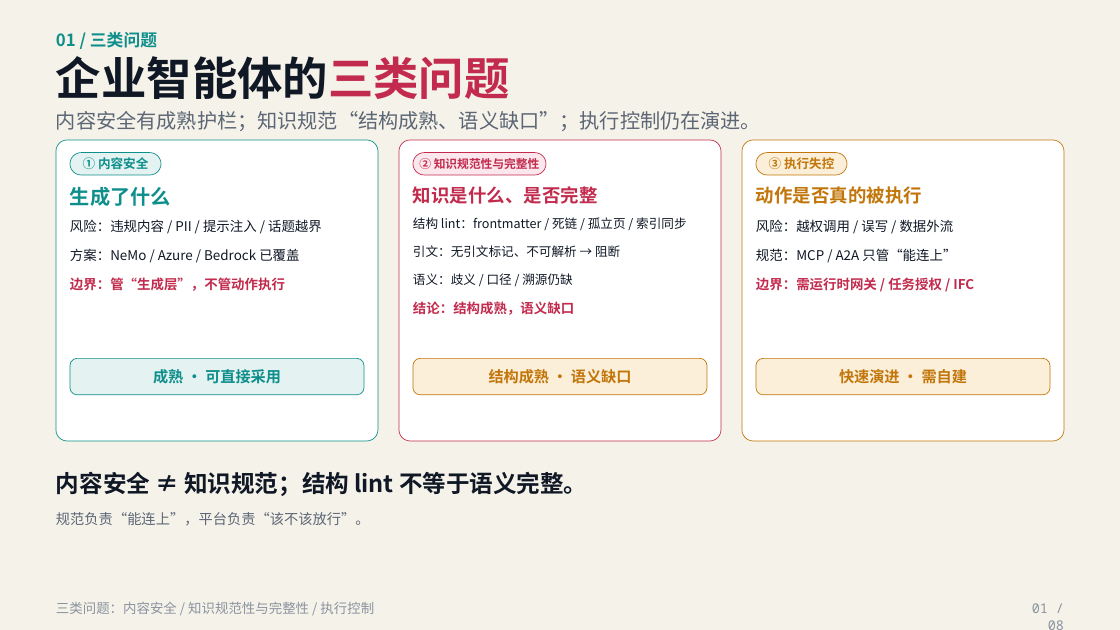
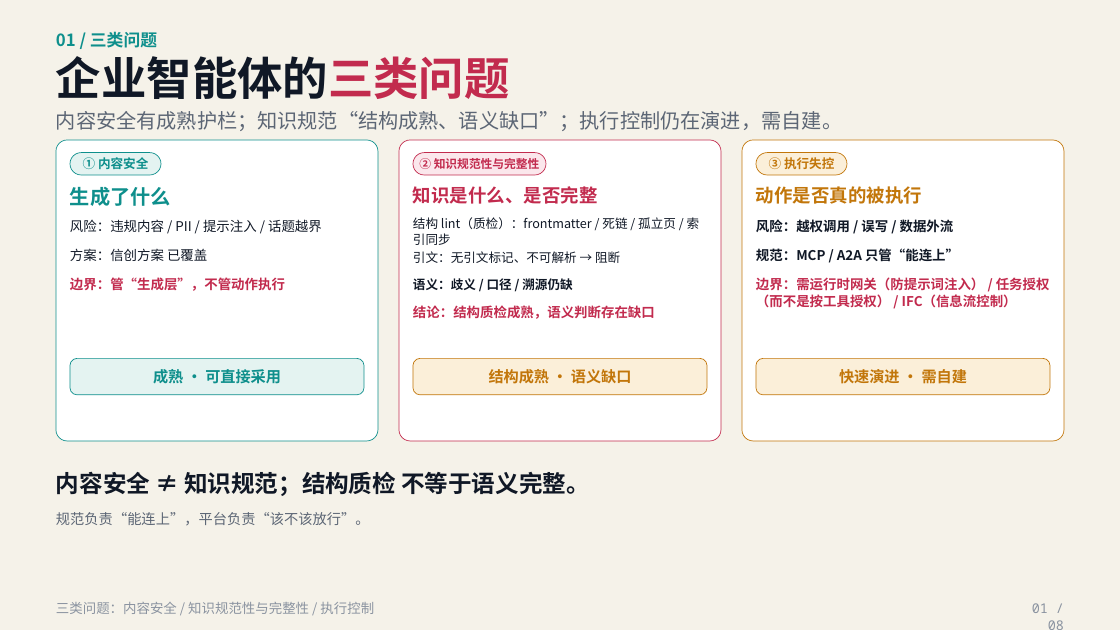
Before and after one commit to painchjy/bodhi, a slide deck: slide 1 of docs/deck/bodhi2-architecture.pptx. Drawn at 1120x630 pixels with LibreOffice and Linux fonts; fonts in the diff are those of the drawing. Boxes give left, top, right and bottom in pixels: in the first picture for what was removed or moved away, otherwise in the second. Text is boxed around its words. In the diff, an @@ line names an element or a change of style, - is before the commit and + after.

```diff
--- a/docs/deck/bodhi2-architecture.pptx
+++ b/docs/deck/bodhi2-architecture.pptx
@@ text at <box>56,111,842,131</box>: text changed @@
-内容安全有成熟护栏；知识规范“结构成熟、语义缺口”；执行控制仍在演进。
+内容安全有成熟护栏；知识规范“结构成熟、语义缺口”；执行控制仍在演进，需自建。
@@ text at <box>413,217,700,245</box>: text changed @@
-结构 lint：frontmatter / 死链 / 孤立页 / 索引同步
+结构 lint（质检）：frontmatter / 死链 / 孤立页 / 索引同步
@@ text at <box>70,248,207,261</box>: text changed @@
-方案：NeMo / Azure / Bedrock 已覆盖
+方案：信创方案 已覆盖
@@ text "引文：无引文标记、不可解析 → 阻断": place and size @@
-text "引文：无引文标记、不可解析 → 阻断" at <box>413,245,620,257</box>
+text "引文：无引文标记、不可解析 → 阻断" at <box>413,251,620,263</box>
@@ bold on in 3 elements at <box>756,219,954,233</box>, <box>756,248,959,262</box>, <box>413,276,572,293</box> @@
@@ text at <box>756,277,1050,308</box>: text changed @@
-边界：需运行时网关 / 任务授权 / IFC
+边界：需运行时网关（防提示词注入） / 任务授权（而不是按工具授权） / IFC（信息流控制）
@@ text at <box>413,305,655,319</box>: text changed @@
-结论：结构成熟，语义缺口
+结论：结构质检成熟，语义判断存在缺口
@@ text at <box>56,471,589,496</box>: text changed @@
-内容安全 ≠ 知识规范；结构 lint 不等于语义完整。
+内容安全 ≠ 知识规范；结构质检 不等于语义完整。
```
Also in this commit, not shown: 3 other slides changed, 3 other files.
